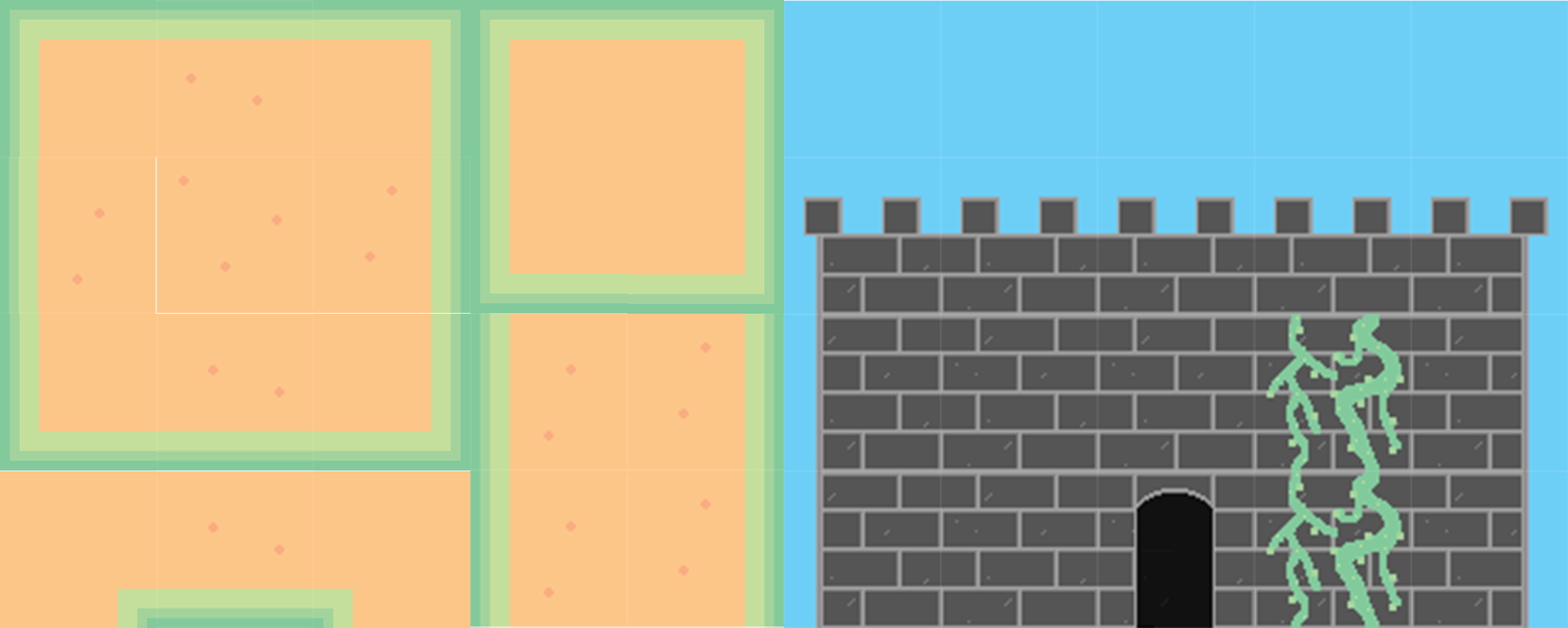
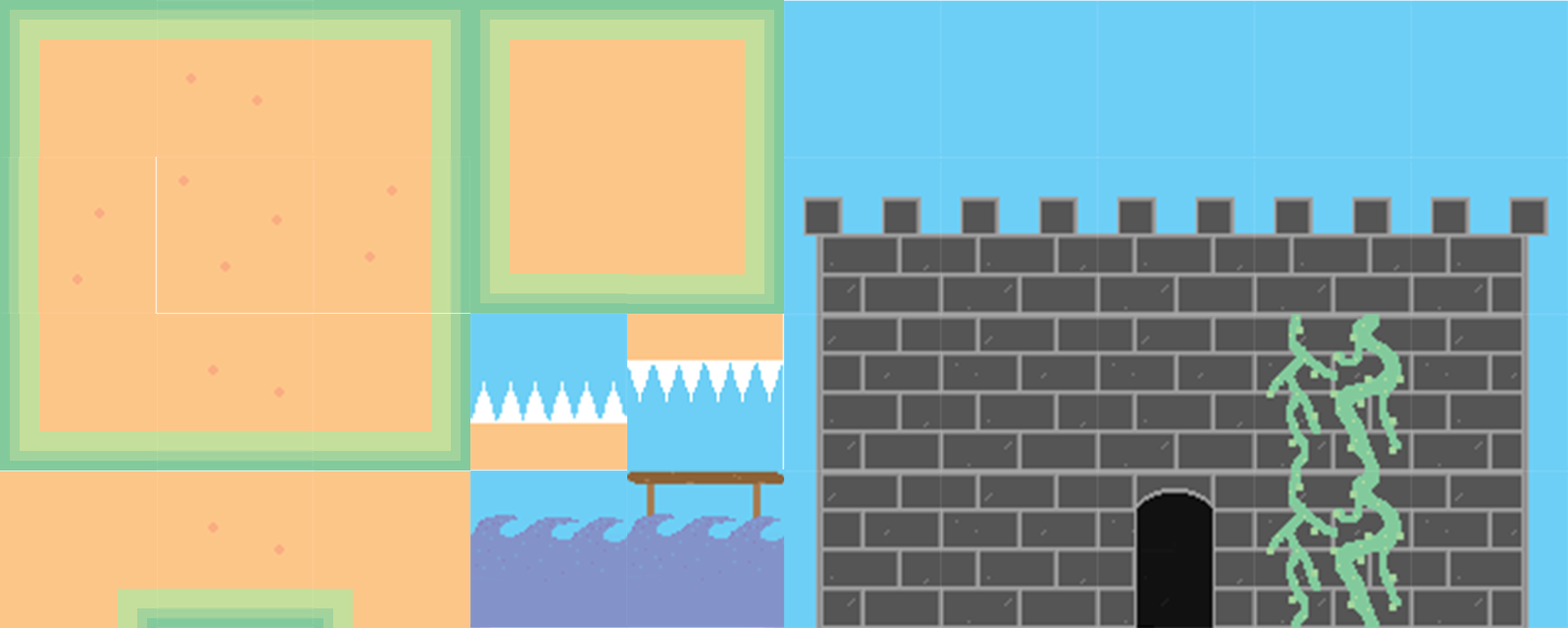
Comparing the layer stacks of the two 1568×628 images. Changes:
removed layer "Side copy 14" from group "Side Copies" over [470, 312, 628, 470]
removed layer "Side copy 13" from group "Side Copies" over [470, 469, 628, 627]
removed layer "Side copy 9" from group "Side Copies" over [627, 469, 784, 627]
removed layer "Side copy 8" from group "Side Copies" over [627, 313, 784, 470]
added layer "Water w bridge" above "Water" over [627, 469, 786, 628]
added layer "Water" above "Spikes copy" over [470, 470, 629, 628]
added layer "Spikes copy" above "Spikes" over [627, 313, 784, 471]
added layer "Spikes" above "Background" over [470, 312, 628, 470]
